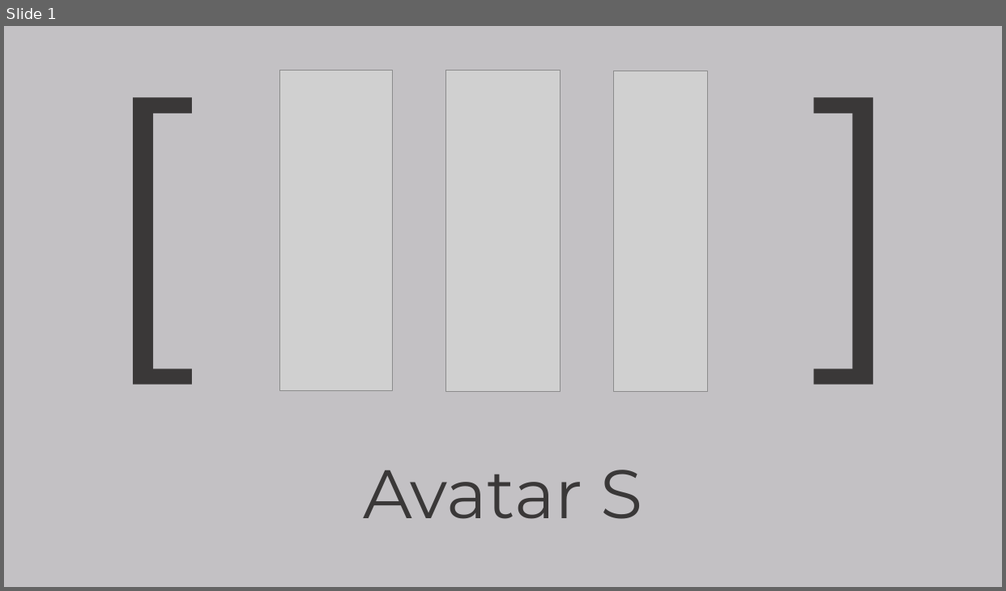
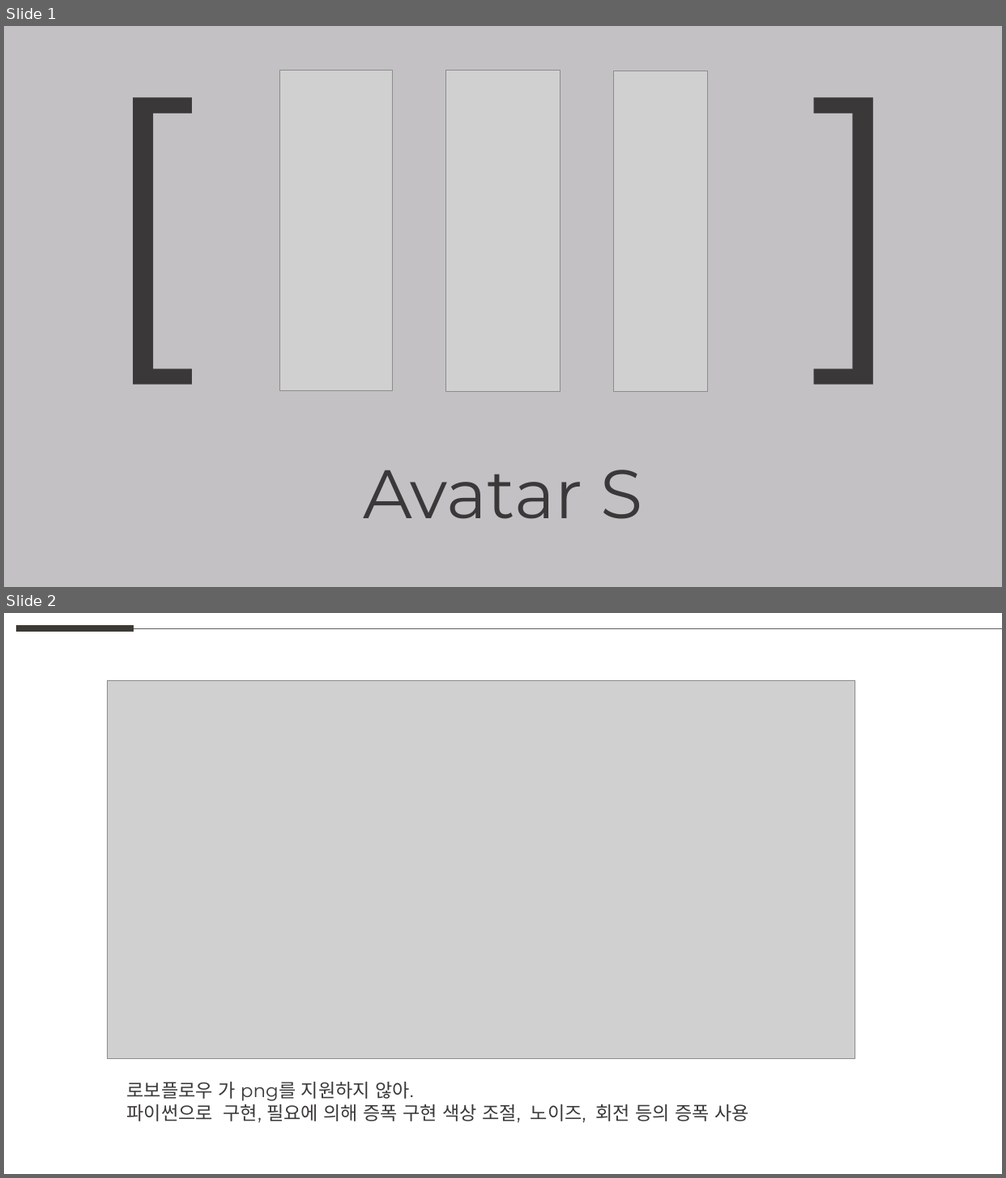
Before and after one commit to weaknessHero/Project_AvatarS, a slide deck: 발표자료/업데이트/LJHPPT.pptx. Shown one above the other, each under a label of ours: slide 1 before the commit, slides 1 and 2 after it. The pictures are 1006x591 and 1006x1178 pixels, drawn with LibreOffice and Linux fonts; fonts in the diff are those of the drawing; grey boxes stand for pictures. Boxes give left, top, right and bottom in pixels: in the first picture for what was removed or moved away, otherwise in the second. Text is boxed around its words. In the diff, an @@ line names an element or a change of style, - is before the commit and + after.

```diff
--- a/발표자료/업데이트/LJHPPT.pptx
+++ b/발표자료/업데이트/LJHPPT.pptx
@@ slide 2 added at (x1=4, y1=613, x2=1002, y2=1174), background #FFFFFF @@
@@ line added from (17, 628) to (134, 628), #3D3A35 6 pt @@
@@ line added from (134, 628) to (1002, 628), #5F5F5D 0.5 pt @@
@@ picture added at (x1=108, y1=680, x2=855, y2=1059) @@
@@ text added at (x1=127, y1=1082, x2=749, y2=1123), 18 pt, text #3A3838 @@
+로보플로우 가 png를 지원하지 않아.
+파이썬으로 구현, 필요에 의해 증폭 구현 색상 조절, 노이즈, 회전 등의 증폭 사용
```
Also in this commit, not shown: 1 other slide added, 2 slides removed.
